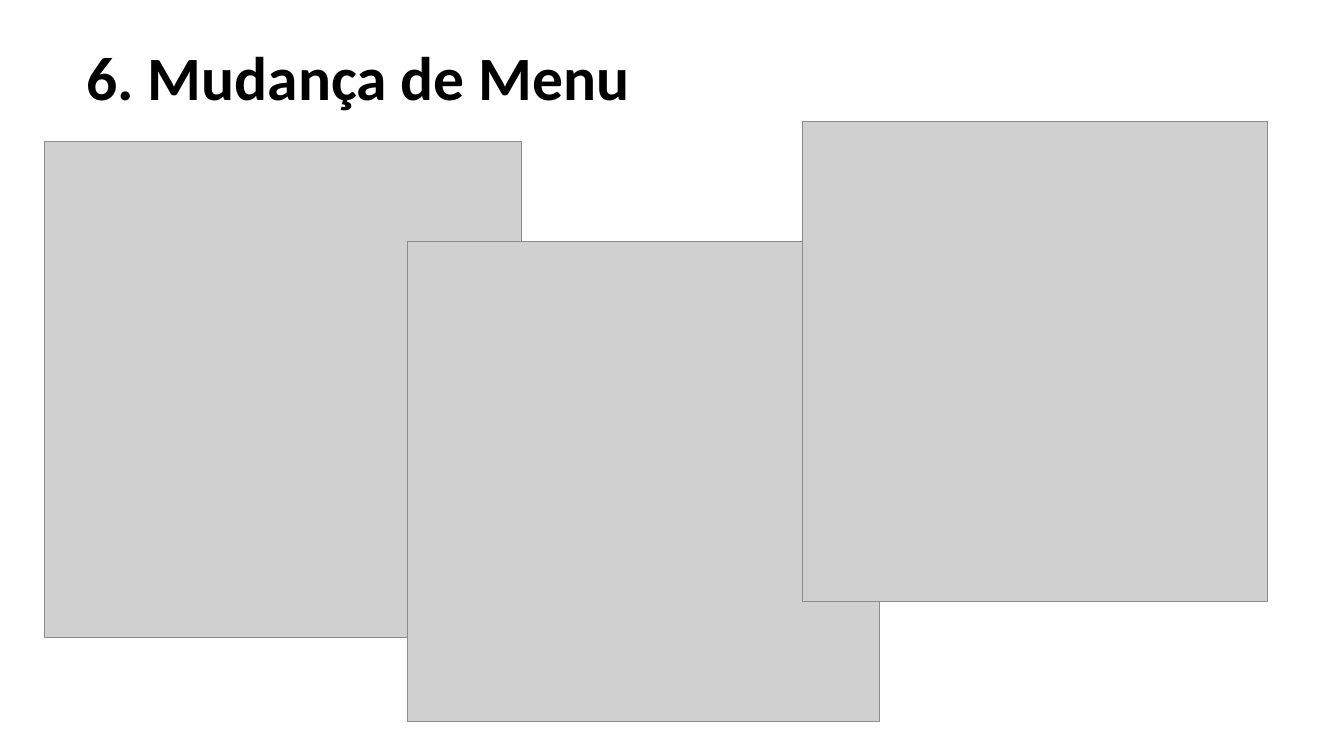
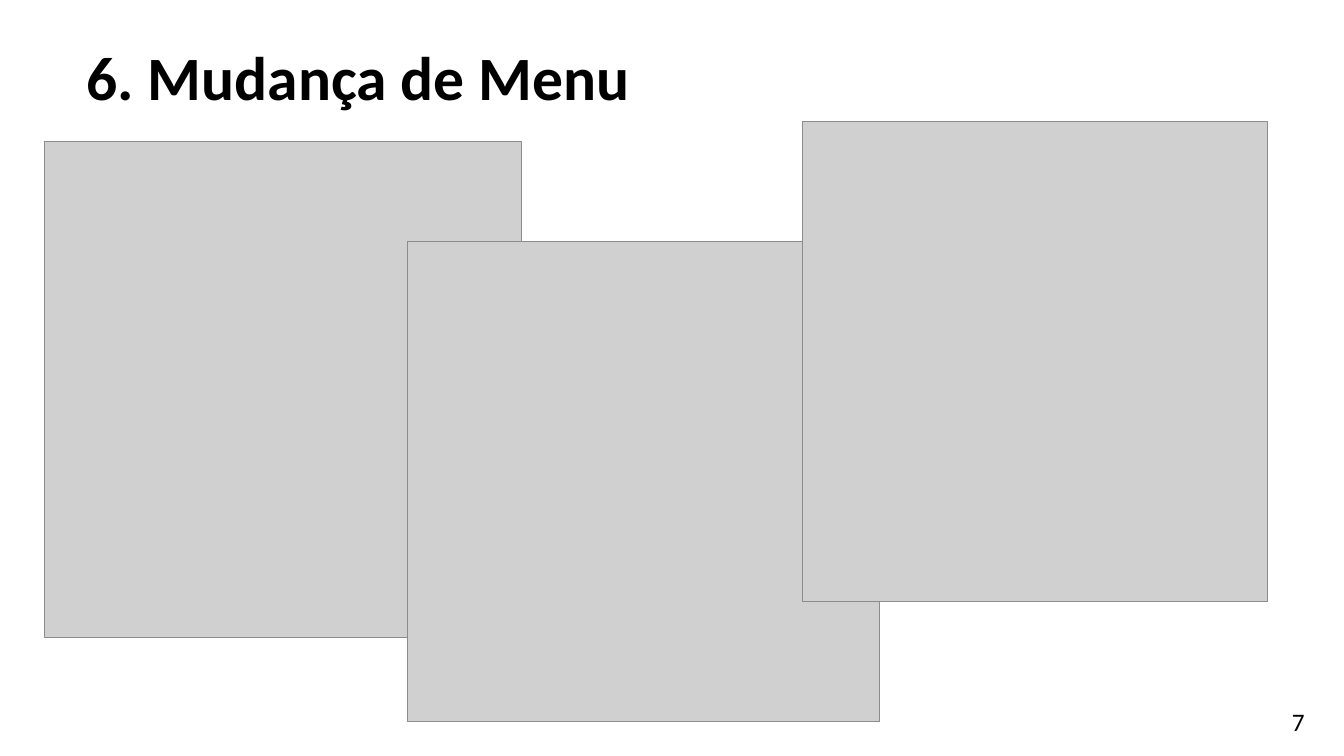
Before and after one commit to nancialaudino/CligestApp, a slide deck: slide 8 of Apresentação_CligestApp.pptx (slide 7 before the commit). Drawn at 1344x756 pixels with LibreOffice and Linux fonts; fonts in the diff are those of the drawing; grey boxes stand for pictures. Boxes give left, top, right and bottom in pixels: in the first picture for what was removed or moved away, otherwise in the second. Text is boxed around its words. In the diff, an @@ line names an element or a change of style, - is before the commit and + after.

```diff
--- a/Apresentação_CligestApp.pptx
+++ b/Apresentação_CligestApp.pptx
@@ text added at (x1=1292, y1=714, x2=1305, y2=731), 18 pt, text #000000 @@
+7
```
Also in this commit, not shown: 6 other slides changed, 2 slides added.
